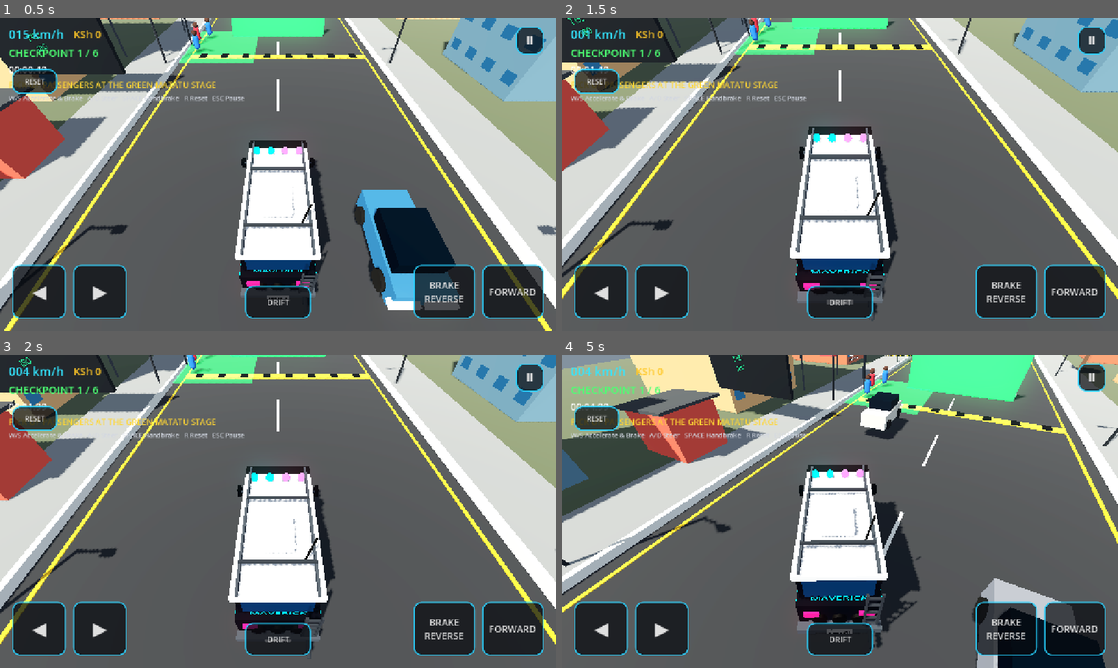
Above: before the commit, frames 1-4 (two rows, left to right).
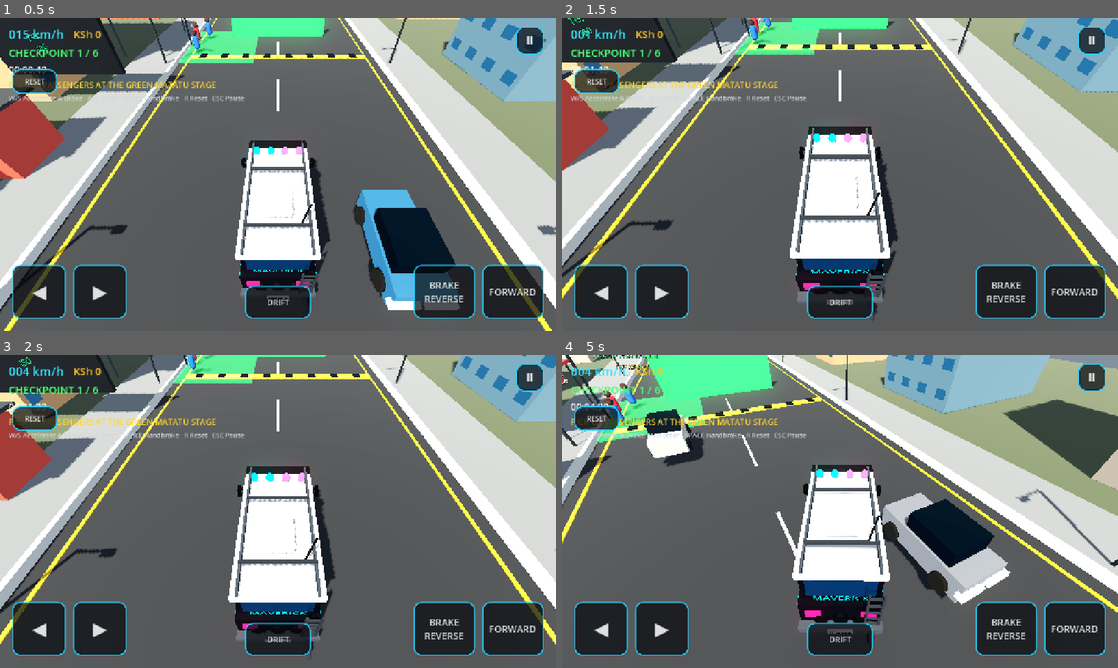
Above: after the commit, the same moments.

Repository: beathubonline-arch/Matatu-Mayhem
Game: Godot game, scene res://scenes/main/Main.tscn
Same seed, same stepped clock (60 frames per second), same inputs: the game is played once before the commit and once after it.
Inputs (mouse positions are in pixels of both pictures, inside the frame that each line leads up to):
- Up to frame 1 (0.5 s): no input
- Up to frame 2 (1.5 s): move the mouse to (962, 158) at 0.52 s; hold D (steer_right) 0.53-1.28 s; click (962, 158) at 0.67 s; move the mouse to (728, 190) at 1.27 s; hold S (brake) from 1.28 s (still down)
- Up to frame 3 (2 s): keep holding S (brake)
- Up to frame 4 (5 s): move the mouse to (895, 442) at 2.02 s; release S (brake) at 2.03 s; hold D (steer_right) 2.03-2.78 s; move the mouse to (812, 574) at 2.77 s; hold W (accelerate) 2.78-3.53 s; click (812, 574) at 2.92 s; move the mouse to (1006, 558) at 3.52 s; hold A (steer_left) from 3.53 s (still down); move the mouse to (673, 464) at 4.27 s

Frame 1 is identical in both runs. In frame 2, less than 0.1% of the frame differs, in the area x 0-99%, y 0-78%; in frame 3, less than 0.1%; in frame 4, 56%, in the area x 0-100%, y 0-100%.

Commit message:
Fix left and right steering direction

Diff:
--- a/scripts/vehicle/MatatuController.gd
+++ b/scripts/vehicle/MatatuController.gd
@@ -44,7 +44,10 @@
 	forward_speed_kph = -local_velocity.z * 3.6
 
 func _update_steering(delta: float) -> void:
-	var input_value := Input.get_action_strength("steer_left") - Input.get_action_strength("steer_right")
+	# VehicleBody3D steering sign is opposite to the matatu's visual/local
+	# forward convention (-Z). Keep the input actions semantically correct:
+	# steer_left must physically turn left and steer_right must turn right.
+	var input_value := Input.get_action_strength("steer_right") - Input.get_action_strength("steer_left")
 	var ratio: float = clampf(speed_kph / float(stats.steering_reduction_speed_kph), 0.0, 1.0)
 	var steer_degrees: float = lerpf(float(stats.max_steer_degrees), float(stats.high_speed_steer_degrees), ratio)
 	var target := deg_to_rad(steer_degrees * input_value)
